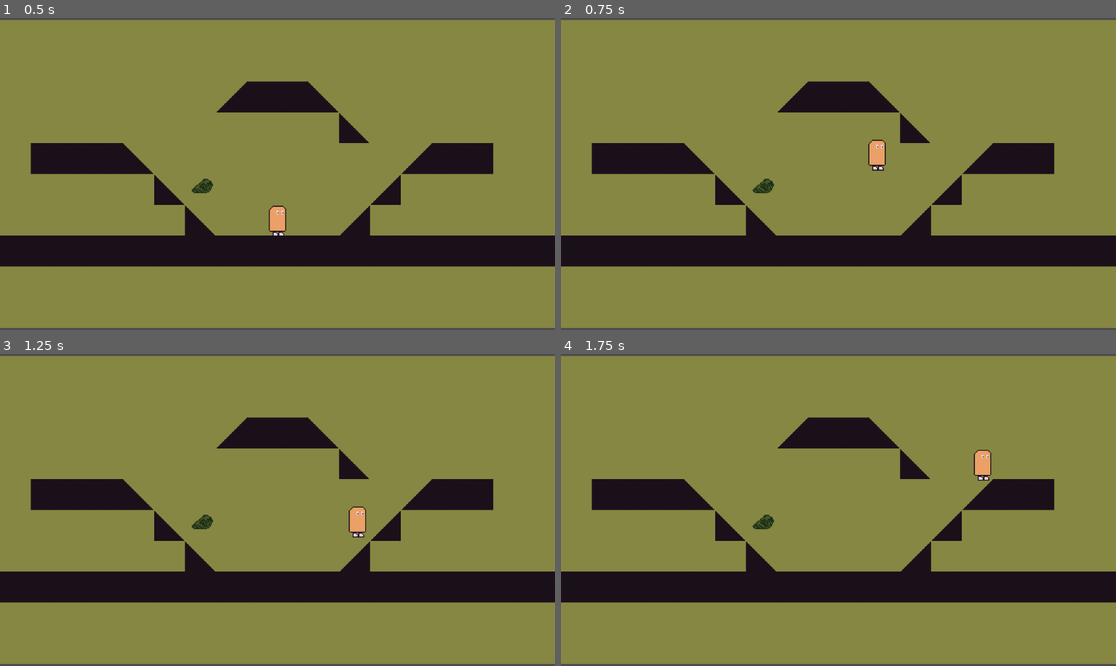
Above: before the commit, frames 1-4 (two rows, left to right).
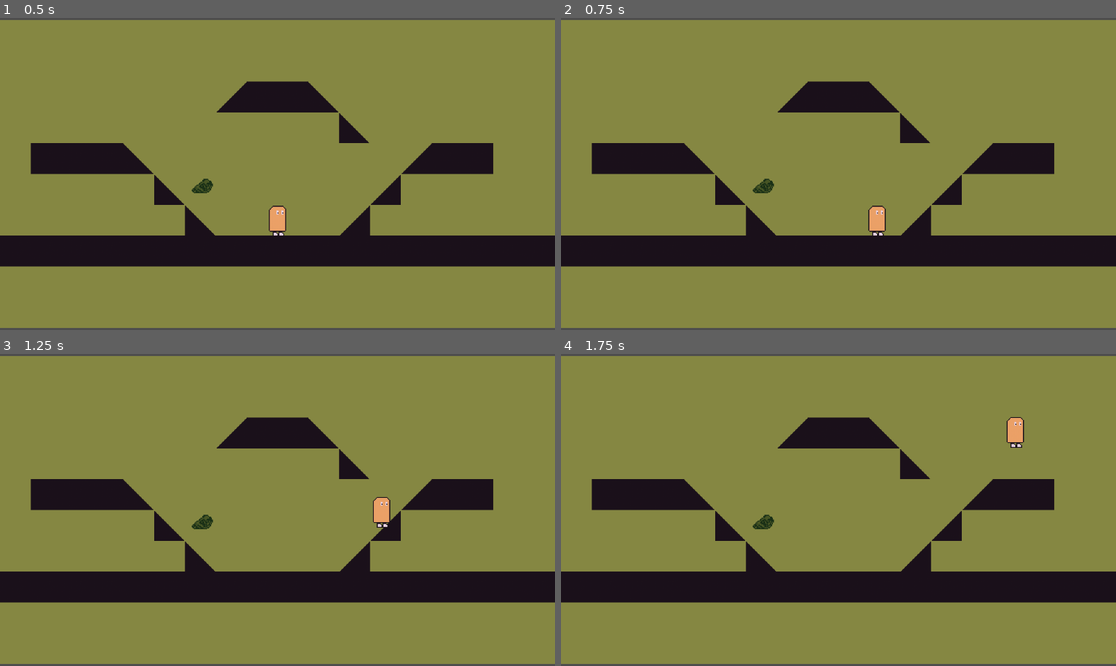
Above: after the commit, the same moments.

Repository: Kastlo92/invinci-hell
Game: Godot game, scene res://Scenes/main_game.tscn
The game is run twice, just before and just after one commit, with the same random seed, the same clock (stepped at 60 frames per second) and the same inputs.
Inputs:
- Up to frame 1 (0.5 s): no input
- Up to frame 2 (0.75 s): tap Enter (ui_accept) at 0.5, 0.6 s; hold Right (ui_right) from 0.53 s (still down)
- Up to frame 3 (1.25 s): keep holding Right (ui_right); tap Space (jump, bound only after the commit) at 0.77, 0.8, 1.07 s
- Up to frame 4 (1.75 s): keep holding Right (ui_right); tap Space (jump, bound only after the commit) at 1.35, 1.52 s; tap Enter (ui_accept) at 1.55 s

Frame 1 is identical in both runs. In frame 2, 0.6% of the frame differs, in the area x 55-59%, y 38-70%; in frame 3, 0.6%; in frame 4, 0.6%, in the area x 74-84%, y 20-41%.

Commit message:
flipping the script based on direction and if the sprite is alredy flipped

Diff:
--- a/Scenes/player.tscn
+++ b/Scenes/player.tscn
@@ -12,7 +12,7 @@
 [node name="Player" type="CharacterBody2D" unique_id=932733440]
 script = ExtResource("1_cvnsp")
 
-[node name="Sprite2D" type="Sprite2D" parent="." unique_id=1300609927]
+[node name="PlayerSprite" type="Sprite2D" parent="." unique_id=1300609927]
 texture = SubResource("AtlasTexture_cvnsp")
 
 [node name="CollisionShape2D" type="CollisionShape2D" parent="." unique_id=1312437279]
--- a/Scripts/player.gd
+++ b/Scripts/player.gd
@@ -11,15 +11,30 @@
 		velocity += get_gravity() * delta
 
 	# Handle jump.
-	if Input.is_action_just_pressed("ui_accept") and is_on_floor():
+	if Input.is_action_just_pressed("jump") and is_on_floor():
 		velocity.y = JUMP_VELOCITY
 
 	# Get the input direction and handle the movement/deceleration.
 	# As good practice, you should replace UI actions with custom gameplay actions.
-	var direction := Input.get_axis("ui_left", "ui_right")
+	var direction := Input.get_axis("move_left", "move_right")
+
 	if direction:
 		velocity.x = direction * SPEED
+		flip_sprite(get_node("PlayerSprite"), direction)
 	else:
 		velocity.x = move_toward(velocity.x, 0, SPEED)
+	#if isOnSlope and DownButton is pressed then
+	#	get the direction the player is facing and make hi mmove
+	if Input.is_action_just_pressed("move_down"):
+		velocity.x = direction * SPEED
+
 
 	move_and_slide()
+
+func flip_sprite(sprite: Sprite2D, direction: int) -> void:
+	if(direction == 1 and not sprite.flip_h):
+		return
+	if(direction == -1 and sprite.flip_h):
+		return
+	sprite.flip_h = !sprite.flip_h
+	return
--- a/project.godot
+++ b/project.godot
@@ -25,9 +25,33 @@
 
 [input]
 
-moveLeft={
+move_up={
+"deadzone": 0.2,
+"events": [Object(InputEventKey,"resource_local_to_scene":false,"resource_name":"","device":-1,"window_id":0,"alt_pressed":false,"shift_pressed":false,"ctrl_pressed":false,"meta_pressed":false,"pressed":false,"keycode":0,"physical_keycode":87,"key_label":0,"unicode":119,"location":0,"echo":false,"script":null)
+, Object(InputEventKey,"resource_local_to_scene":false,"resource_name":"","device":-1,"window_id":0,"alt_pressed":false,"shift_pressed":false,"ctrl_pressed":false,"meta_pressed":false,"pressed":false,"keycode":0,"physical_keycode":4194320,"key_label":0,"unicode":0,"location":0,"echo":false,"script":null)
+]
+}
+move_down={
+"deadzone": 0.2,
+"events": [Object(InputEventKey,"resource_local_to_scene":false,"resource_name":"","device":-1,"window_id":0,"alt_pressed":false,"shift_pressed":false,"ctrl_pressed":false,"meta_pressed":false,"pressed":false,"keycode":0,"physical_keycode":4194322,"key_label":0,"unicode":0,"location":0,"echo":false,"script":null)
+, Object(InputEventKey,"resource_local_to_scene":false,"resource_name":"","device":-1,"window_id":0,"alt_pressed":false,"shift_pressed":false,"ctrl_pressed":false,"meta_pressed":false,"pressed":false,"keycode":0,"physical_keycode":83,"key_label":0,"unicode":115,"location":0,"echo":false,"script":null)
+]
+}
+move_left={
 "deadzone": 0.2,
 "events": [Object(InputEventKey,"resource_local_to_scene":false,"resource_name":"","device":0,"window_id":0,"alt_presse …(194 unchanged characters)…
+, Object(InputEventKey,"resource_local_to_scene":false,"resource_name":"","device":-1,"window_id":0,"alt_pressed":false,"shift_pressed":false,"ctrl_pressed":false,"meta_pressed":false,"pressed":false,"keycode":0,"physical_keycode":65,"key_label":0,"unicode":97,"location":0,"echo":false,"script":null)
+]
+}
+move_right={
+"deadzone": 0.2,
+"events": [Object(InputEventKey,"resource_local_to_scene":false,"resource_name":"","device":-1,"window_id":0,"alt_pressed":false,"shift_pressed":false,"ctrl_pressed":false,"meta_pressed":false,"pressed":false,"keycode":0,"physical_keycode":4194321,"key_label":0,"unicode":0,"location":0,"echo":false,"script":null)
+, Object(InputEventKey,"resource_local_to_scene":false,"resource_name":"","device":-1,"window_id":0,"alt_pressed":false,"shift_pressed":false,"ctrl_pressed":false,"meta_pressed":false,"pressed":false,"keycode":0,"physical_keycode":68,"key_label":0,"unicode":100,"location":0,"echo":false,"script":null)
+]
+}
+jump={
+"deadzone": 0.2,
+"events": [Object(InputEventKey,"resource_local_to_scene":false,"resource_name":"","device":-1,"window_id":0,"alt_pressed":false,"shift_pressed":false,"ctrl_pressed":false,"meta_pressed":false,"pressed":false,"keycode":0,"physical_keycode":32,"key_label":0,"unicode":32,"location":0,"echo":false,"script":null)
 ]
 }
 
